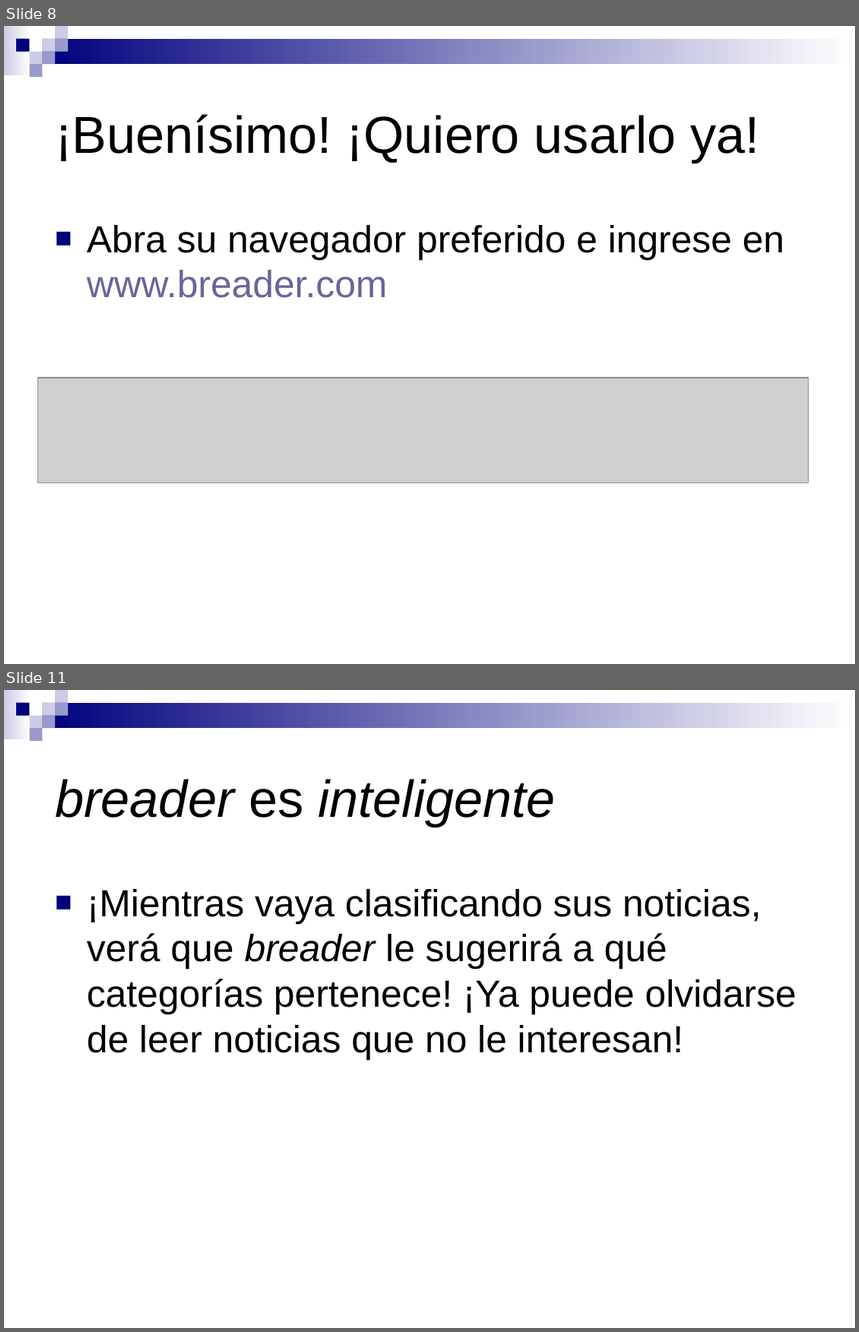
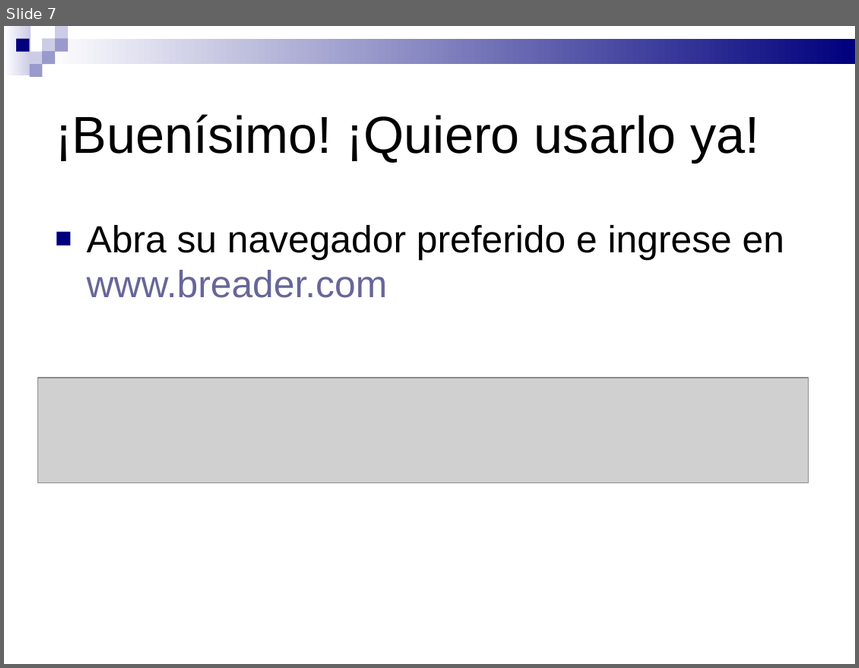
Before and after one commit to pablorusso/breader, a slide deck: disenio/presentacion.ppt. Shown one above the other, each under a label of ours: slides 8 and 11 before the commit, slide 7 after it; the slides between them are not shown. The pictures are 859x1332 and 859x668 pixels, drawn with LibreOffice and Linux fonts; fonts in the diff are those of the drawing; grey boxes stand for pictures. Boxes give left, top, right and bottom in pixels: in the first picture for what was removed or moved away, otherwise in the second. Text is boxed around its words. In the diff, an @@ line names an element or a change of style, - is before the commit and + after.

```diff
--- a/disenio/presentacion.ppt
+++ b/disenio/presentacion.ppt
@@ slide 11 removed at (x1=4, y1=690, x2=855, y2=1328), background #FFFFFF; not listed: 9 template elements that a slide beside it also shows @@
@@ title removed at (x1=55, y1=779, x2=556, y2=826) @@
-breader es inteligente
@@ text removed at (x1=87, y1=889, x2=797, y2=1060) @@
-■ ¡Mientras vaya clasificando sus noticias, verá que breader le sugerirá a qué categorías pertenece! ¡Ya puede olvidarse de leer noticias que no le interesan!
@@ what was slide 8 is now slide 7 @@
@@ slide 7 changed as well @@
@@ rectangle at (x1=4, y1=26, x2=31, y2=75): fill gradient #FFFFFF to #CCCCE6 to gradient #CCCCE6 to #FFFFFF @@
@@ rectangle at (x1=42, y1=39, x2=855, y2=64): fill gradient #FFFFFF to #00007D to gradient #00007D to #FFFFFF @@
```
Also in this commit, not shown: 6 other slides changed, 4 other slides removed.
